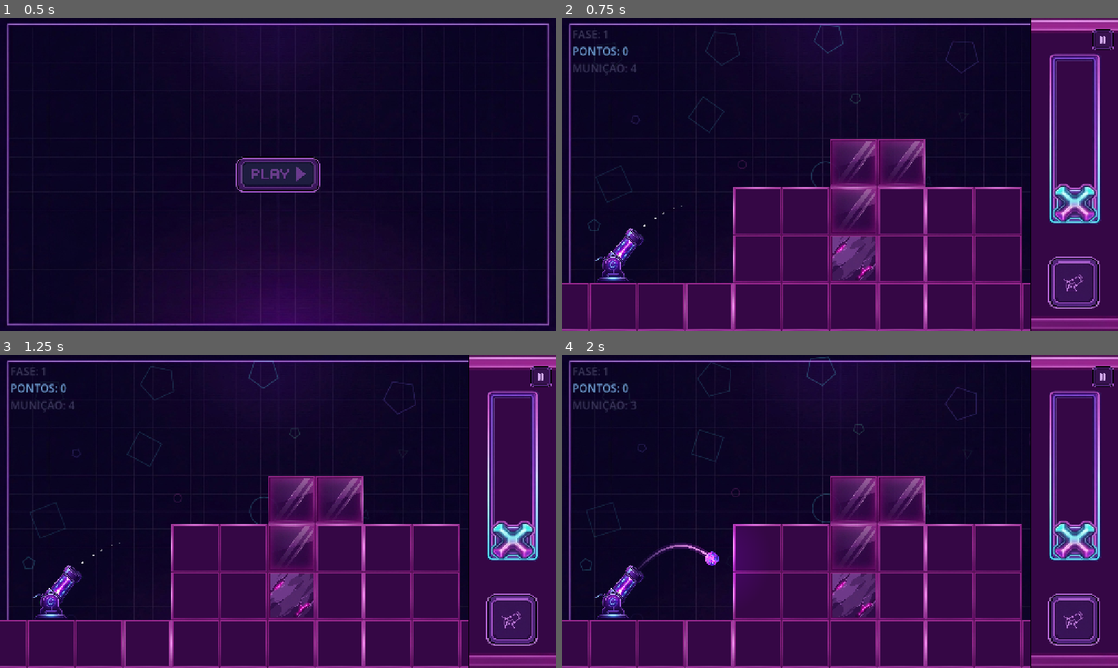
Above: before the commit, frames 1-4 (two rows, left to right).
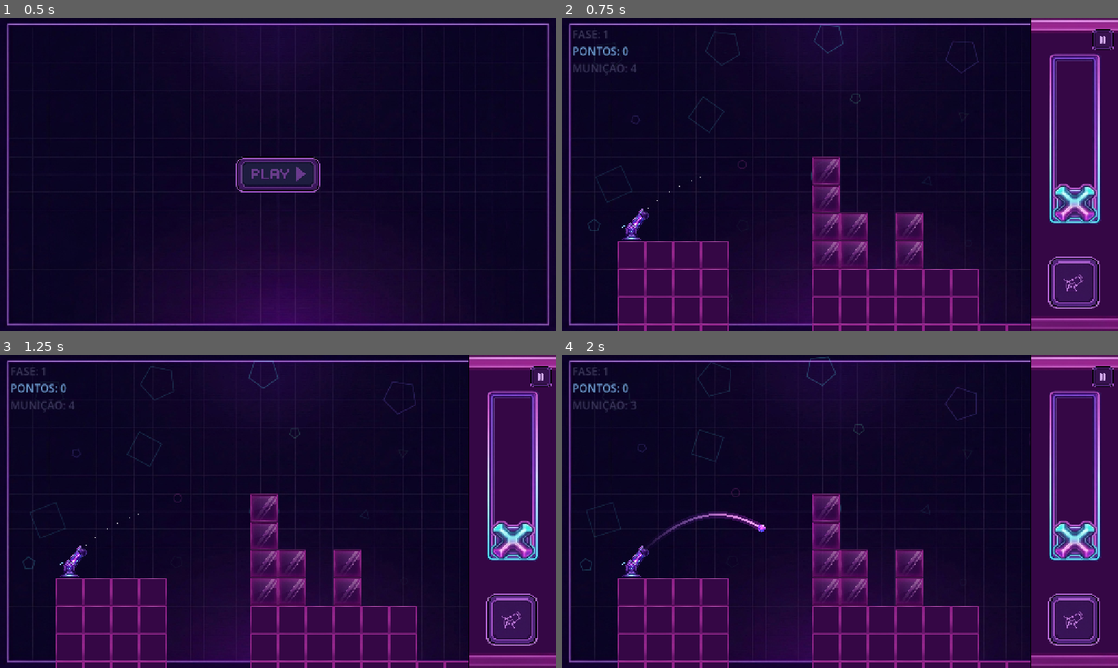
Above: after the commit, the same moments.

Repository: Zidan-09/Arc-Impact
Game: Godot game, scene res://screens/home.tscn
Same seed, same stepped clock (60 frames per second), same inputs: the game is played once before the commit and once after it.
Inputs (mouse positions are in pixels of both pictures, inside the frame that each line leads up to):
- Up to frame 1 (0.5 s): no input
- Up to frame 2 (0.75 s): click (840, 174) at 0.5 s
- Up to frame 3 (1.25 s): no input
- Up to frame 4 (2 s): click (1073, 621) at 1.25 s

Frame 1 is identical in both runs. In frame 2, 25% of the frame differs, in the area x 0-85%, y 38-100%; in frame 3, 25%; in frame 4, 25%.

Commit message:
refactor(game): updated game blocks size

Diff:
--- a/components/level/grid/grid_level_generator.gd
+++ b/components/level/grid/grid_level_generator.gd
@@ -84,6 +84,7 @@
 		_:
 			_build_mixed(grid, rng, level_number >= 4)
 	_add_cap_structures(grid, rng)
+	_add_ground_details(grid, rng)
 	return grid
 
 
@@ -106,31 +107,38 @@
 
 ## Dimensões controladas, compatíveis com o desafio (ricochete e
 ## labirinto pedem área maior; vertical pede altura).
+## Os intervalos são da resolução-base (128px); a volta para a
+## resolução atual preserva a área física da fase para QUALQUER grade.
 static func _pick_dimensions(rng: RandomNumberGenerator, archetype: StringName) -> Vector2i:
+	var base: Vector2i
 	match archetype:
 		ARCH_BREAK:
-			return Vector2i(rng.randi_range(12, 13), rng.randi_range(7, 8))
+			base = Vector2i(rng.randi_range(12, 13), rng.randi_range(7, 8))
 		ARCH_RICOCHET:
-			return Vector2i(rng.randi_range(13, 14), rng.randi_range(8, 9))
+			base = Vector2i(rng.randi_range(13, 14), rng.randi_range(8, 9))
 		ARCH_MAZE:
-			return Vector2i(rng.randi_range(13, 14), rng.randi_range(8, 10))
+			base = Vector2i(rng.randi_range(13, 14), rng.randi_range(8, 10))
 		ARCH_VERTICAL:
-			return Vector2i(rng.randi_range(12, 13), rng.randi_range(9, 10))
+			base = Vector2i(rng.randi_range(12, 13), rng.randi_range(9, 10))
 		ARCH_TOWER:
-			return Vector2i(rng.randi_range(12, 14), rng.randi_range(8, 9))
-	return Vector2i(rng.randi_range(12, 14), rng.randi_range(7, 10))
+			base = Vector2i(rng.randi_range(12, 14), rng.randi_range(8, 9))
+		_:
+			base = Vector2i(rng.randi_range(12, 14), rng.randi_range(7, 10))
+	return Vector2i(base.x * GridState.RESOLUTION, base.y * GridState.RESOLUTION)
 
 
 ## Floor: base contínua na última linha + relevo procedural (2-4
 ## lombadas de 1-3 colunas x 1-2 de altura, degraus de no máx. 1).
+## Lombadas são medida FÍSICA da arena: contagem e tamanho vêm em
+## células-base e entram na grade já convertidos por `to_cells()`.
 static func _build_floor(grid: GridState, rng: RandomNumberGenerator) -> void:
 	for col in grid.cols:
 		grid.set_cell(col, grid.rows - 1, GridState.Cell.FLOOR)
-	var humps := rng.randi_range(2, 4)
+	var humps := GridState.to_cells(rng.randi_range(2, 4))
 	for _i in humps:
-		var w := rng.randi_range(1, 3)
-		var h := rng.randi_range(1, 2)
-		var start_col := rng.randi_range(4, maxi(4, grid.cols - w - 1))
+		var w := GridState.to_cells(rng.randi_range(1, 3))
+		var h := GridState.to_cells(rng.randi_range(1, 2))
+		var start_col := rng.randi_range(GridState.to_cells(4), maxi(GridState.to_cells(4), grid.cols - w - 1))
 		for dx in w:
 			for dy in h:
 				var row := grid.rows - 2 - dy
@@ -138,23 +146,23 @@
 					grid.set_cell(start_col + dx, row, GridState.Cell.FLOOR)
 
 
-## Cannon sempre nas 4 primeiras colunas; o Floor SOBE até ele
+## Cannon sempre nas 4 primeiras colunas-base; o Floor SOBE até ele
 ## (coluna/plataforma), nunca flutuando.
 static func _place_cannon(grid: GridState, rng: RandomNumberGenerator, archetype: StringName) -> void:
-	var ccol := rng.randi_range(0, 3)
+	var ccol := rng.randi_range(0, GridState.to_cells(4) - 1)
 	var crow := grid.rows - 2
 	if archetype == ARCH_VERTICAL:
-		crow = rng.randi_range(1, 2)
+		crow = rng.randi_range(GridState.to_cells(1), GridState.to_cells(2))
 	else:
 		var roll := rng.randf()
 		if roll < 0.45:
 			crow = grid.rows - 2 # baixo, integrado ao plano
 		elif roll < 0.8:
-			crow = maxi(2, grid.rows - 4) # meia altura
+			crow = maxi(2, grid.rows - 1 - GridState.to_cells(3)) # meia altura
 		else:
-			crow = rng.randi_range(1, maxi(2, grid.rows - 4)) # alto
-	# Sobe o Floor até o canhão (largura 2 quando elevado).
-	var width := 1 if crow >= grid.rows - 2 else 2
+			crow = rng.randi_range(GridState.to_cells(1), maxi(2, grid.rows - 1 - GridState.to_cells(3))) # alto
+	# Sobe o Floor até o canhão (largura 2-base quando elevado).
+	var width := GridState.to_cells(1) if crow >= grid.rows - 2 else GridState.to_cells(2)
 	for dx in width:
 		var col := mini(ccol + dx, grid.cols - 1)
 		for row in range(crow + 1, grid.rows):
@@ -169,20 +177,20 @@
 	var tcol := 0
 	var trow := 0
 	for _try in 8:
-		tcol = rng.randi_range(maxi(5, grid.cols - 4), grid.cols - 1)
+		tcol = rng.randi_range(maxi(GridState.to_cells(5), grid.cols - GridState.to_cells(4)), grid.cols - 1)
 		if archetype == ARCH_VERTICAL:
-			trow = rng.randi_range(maxi(1, grid.rows - 3), grid.rows - 2)
+			trow = rng.randi_range(maxi(1, grid.rows - 1 - GridState.to_cells(2)), grid.rows - 2)
 		else:
 			trow = rng.randi_range(0, grid.rows - 2)
 		if not grid.is_empty(tcol, trow):
 			continue
 		var dist: int = absi(tcol - c.x) + absi(trow - c.y)
-		if dist >= 5:
+		if dist >= GridState.to_cells(5):
 			break
 	if not grid.is_empty(tcol, trow):
 		# Varredura determinística de reserva: primeira livre à direita.
 		for row in grid.rows - 1:
-			for col in range(grid.cols - 1, 4, -1):
+			for col in range(grid.cols - 1, GridState.to_cells(4), -1):
 				if grid.is_empty(col, row):
 					tcol = col
 					trow = row
@@ -201,14 +209,18 @@
 	return true
 
 
-## Empilha `height` peças a partir do Floor (base conectada).
+## Empilha uma pilha a partir do Floor (base conectada).
+## `kinds` é o DESENHO da pilha em células-base (128px): cada camada do
+## desenho vira `GridState.RESOLUTION` células atuais. Assim a altura
+## física, a proporção de materiais e a ordem das camadas ficam idênticas
+## à resolução-base — só a contagem em células muda.
 static func _stack(grid: GridState, col: int, kinds: Array) -> int:
 	var top_row := grid.floor_top_row_at(col)
 	if top_row < 0:
 		return 0
 	var placed := 0
 	var row := top_row - 1
-	for kind in kinds:
+	for kind in _layers(kinds):
 		if not _put_ob(grid, col, row, kind):
 			break
 		placed += 1
@@ -216,7 +228,19 @@
 	return placed
 
 
+## Expande o desenho de uma pilha: cada camada-base ocupa RESOLUTION
+## células atuais (mesma altura física da fase).
+static func _layers(kinds: Array) -> Array:
+	var out: Array = []
+	for kind in kinds:
+		for _i in GridState.RESOLUTION:
+			out.append(kind)
+	return out
+
+
 ## Barreira de vidro entre canhão e alvo: caminho só abre destruindo.
+## `height` é desenho em células-base (cada camada vira RESOLUTION
+## células — ver `_stack`); o vão livre mínimo em células é topológico.
 static func _build_break(grid: GridState, rng: RandomNumberGenerator) -> void:
 	var c := grid.find_first(GridState.Cell.CANNON)
 	var t := grid.find_first(GridState.Cell.TARGET)
@@ -237,7 +261,7 @@
 static func _build_ricochet(grid: GridState, rng: RandomNumberGenerator) -> void:
 	var c := grid.find_first(GridState.Cell.CANNON)
 	var t := grid.find_first(GridState.Cell.TARGET)
-	var mid := clampi(t.x - 2, c.x + 2, grid.cols - 1)
+	var mid := clampi(t.x - GridState.to_cells(2), c.x + 2, grid.cols - 1)
 	var height := rng.randi_range(3, 4)
 	var kinds: Array = []
 	for i in height:
@@ -245,7 +269,7 @@
 	kinds[0] = GridState.Cell.STONE # base portante
 	_stack(grid, mid, kinds)
 	# Poste baixo à esquerda do alvo (moldura, nunca raspão alto).
-	var post_col := maxi(c.x + 1, t.x - 4)
+	var post_col := maxi(c.x + 1, t.x - GridState.to_cells(4))
 	_put_ob(grid, post_col, grid.rows - 2, GridState.Cell.GLASS)
 
 
@@ -254,7 +278,7 @@
 static func _build_maze(grid: GridState, rng: RandomNumberGenerator) -> void:
 	var c := grid.find_first(GridState.Cell.CANNON)
 	var t := grid.find_first(GridState.Cell.TARGET)
-	var left := clampi((c.x + t.x) / 2 - 1, c.x + 2, grid.cols - 3)
+	var left := clampi((c.x + t.x) / 2 - 1, c.x + 2, grid.cols - 1 - GridState.to_cells(2))
 	var h1 := rng.randi_range(2, 3)
 	var h2 := rng.randi_range(3, 4)
 	var k1: Array = []
@@ -267,8 +291,9 @@
 		k1[k1.size() - 1] = GridState.Cell.GLASS # junta fraca
 	_stack(grid, left, k1)
 	_stack(grid, left + 2, k2)
-	# Viga no topo unindo as colunas (ponte/corredor).
-	var top_row := grid.floor_top_row_at(left + 2) - h2
+	# Viga no topo unindo as colunas (ponte/corredor): `h2` é desenho em
+	# células-base, então a altura empilhada é to_cells(h2).
+	var top_row := grid.floor_top_row_at(left + 2) - GridState.to_cells(h2)
 	if grid.in_bounds(left + 1, top_row) and grid.is_empty(left + 1, top_row):
 		grid.set_cell(left + 1, top_row, GridState.Cell.STRUCTURE)
 
@@ -301,14 +326,15 @@
 	var cursor := grid.rows - 2
 	if grid.floor_height_at(t.x) > 0:
 		cursor = grid.floor_top_row_at(t.x) - 1
-	for kind in under:
+	for kind in _layers(under):
 		if cursor <= t.y:
 			break
 		if grid.is_empty(t.x, cursor):
 			grid.set_cell(t.x, cursor, kind)
 		cursor -= 1
 	# Ala lateral (prédio anexo) + viga de coroamento.
-	var wing := t.x - 2 if t.x - 2 > 3 else t.x + 2
+	var wing_gap := GridState.to_cells(2)
+	var wing := t.x - wing_gap if t.x - wing_gap > GridState.to_cells(3) else t.x + wing_gap
 	if grid.in_bounds(wing, 0):
 		_stack(grid, wing, [GridState.Cell.STONE, GridState.Cell.GLASS])
 		var top_a := _top_obstacle_row(grid, t.x)
@@ -340,19 +366,21 @@
 	if roll < 0.5 or not allow_metal:
 		_build_break(grid, rng)
 		if allow_metal:
-			_stack(grid, clampi(mid + 3, 0, grid.cols - 1),
+			_stack(grid, clampi(mid + GridState.to_cells(3), 0, grid.cols - 1),
 					[GridState.Cell.STONE, GridState.Cell.METAL, GridState.Cell.METAL])
 		else:
-			_stack(grid, clampi(mid + 3, 0, grid.cols - 1),
+			_stack(grid, clampi(mid + GridState.to_cells(3), 0, grid.cols - 1),
 					[GridState.Cell.STONE, GridState.Cell.GLASS])
 	else:
 		_build_ricochet(grid, rng)
-		_stack(grid, clampi(mid - 2, 0, grid.cols - 1),
+		_stack(grid, clampi(mid - GridState.to_cells(2), 0, grid.cols - 1),
 				[GridState.Cell.GLASS, GridState.Cell.GLASS])
 
 
 ## Coroamento: vigas de Structure entre topos vizinhos (telhados,
 ## pontes). Só onde há dois obstáculos próximos com vão livre.
+## O vão MÁXIMO da ponte é medida física (em células-base); o vão
+## mínimo é topológico (precisa sobrar ao menos 1 célula entre os topos).
 static func _add_cap_structures(grid: GridState, rng: RandomNumberGenerator) -> void:
 	if rng.randf() < 0.25:
 		return # nem toda fase precisa de viga
@@ -365,7 +393,7 @@
 		for j in range(i + 1, tops.size()):
 			var a: Vector2i = tops[i]
 			var b: Vector2i = tops[j]
-			if abs(a.x - b.x) > 4 or abs(a.x - b.x) < 2:
+			if abs(a.x - b.x) > GridState.to_cells(4) or abs(a.x - b.x) < 2:
 				continue
 			var beam_row := mini(a.y, b.y) - 1
 			if beam_row < 0:
@@ -386,6 +414,30 @@
 				return
 
 
+## Detalhe de solo: pilhas curtas ancoradas no Floor espalhadas pela
+## base da fase. Existe para a fase GENUÍNAMENTE usar a resolução extra
+## (mais elementos, menores, melhor distribuídos — a mesma área física
+## comporta mais peças). Entra DEPOIS das vigas de coroamento para não
+## alimentar a lógica de viga flutuante; nunca toca a zona da boca do
+## canhão e nunca usa Metal (a progressão de material é do arquétipo).
+static func _add_ground_details(grid: GridState, rng: RandomNumberGenerator) -> void:
+	var c := grid.find_first(GridState.Cell.CANNON)
+	var min_col := maxi(GridState.to_cells(4), c.x + 3)
+	if min_col > grid.cols - 1:
+		return
+	var designs: Array = [
+		[GridState.Cell.GLASS],
+		[GridState.Cell.STONE],
+		[GridState.Cell.STONE, GridState.Cell.GLASS],
+	]
+	for _spot in GridState.to_cells(rng.randi_range(1, 2)):
+		var col := rng.randi_range(min_col, grid.cols - 1)
+		var top := grid.floor_top_row_at(col) - 1
+		if not grid.in_bounds(col, top) or not grid.is_empty(col, top):
+			continue # coluna já ocupada (alvo/peça/viga): nada a detalhar
+		_stack(grid, col, designs[rng.randi_range(0, designs.size() - 1)])
+
+
 # ---- Conversão lógica -> dados (instanciação fica no LevelBuilder) ----
 
 static func to_def(grid: GridState, seed_value: int, level_number: int, ammo: int) -> LevelDefinition:
@@ -394,8 +446,11 @@
 	def.level_number = level_number
 	def.ammo = ammo
 	def.world_bounds = grid.phase_bounds()
-	def.cannon_position = GridLevelValidator.cannon_world_pos(grid) + Vector2(0, 30)
-	def.cannon_scale = Cannon.CANNON_SCALE
+	# Nudge do pé sobre o apoio: ajuste da arte do canhão em px-base,
+	# dividido pela resolução para manter o MESMO encaixe relativo.
+	def.cannon_position = GridLevelValidator.cannon_world_pos(grid) + Vector2(0, 30.0 / GridState.RESOLUTION)
+	# Escala da arte do canhão acompanha a célula (mesma proporção).
+	def.cannon_scale = Cannon.CANNON_SCALE / GridState.RESOLUTION
 	# Floors: tile de exatamente CELL_SIZE (500px de arte+colisor).
 	for row in grid.rows:
 		for col in grid.cols:
@@ -532,17 +587,20 @@
 
 ## Rede final: fase mínima válida (barreira de vidro = desafio de
 ## destruição; arco aberto existe ignorando obstáculos).
+## Todos os números aqui são células-base: na resolução 1 o desenho é
+## idêntico ao original; na resolução N ele cresce na mesma proporção.
 static func _ultimate_grid(_level_number: int) -> GridState:
-	var grid := GridState.new(13, 8)
+	var grid := GridState.new(GridState.to_cells(13), GridState.to_cells(8))
 	grid.archetype = ARCH_BREAK
 	for col in grid.cols:
 		grid.set_cell(col, grid.rows - 1, GridState.Cell.FLOOR)
 	# Relevo mínimo (longe da boca do canhão e da reta do desafio).
-	for col in [4, 5]:
+	for col in [GridState.to_cells(4), GridState.to_cells(5)]:
 		grid.set_cell(col, grid.rows - 2, GridState.Cell.FLOOR)
-	grid.set_cell(1, grid.rows - 2, GridState.Cell.CANNON)
-	grid.set_cell(grid.cols - 2, grid.rows - 3, GridState.Cell.TARGET)
-	var mid := 7
-	grid.set_cell(mid, grid.rows - 2, GridState.Cell.GLASS)
-	grid.set_cell(mid, grid.rows - 3, GridState.Cell.GLASS)
+	grid.set_cell(GridState.to_cells(1), grid.rows - 2, GridState.Cell.CANNON)
+	grid.set_cell(grid.cols - 2, grid.rows - 1 - GridState.to_cells(2), GridState.Cell.TARGET)
+	var mid := GridState.to_cells(7)
+	# Barreira de 2 células-base de altura sobre o piso.
+	for step in GridState.to_cells(2):
+		grid.set_cell(mid, grid.rows - 2 - step, GridState.Cell.GLASS)
 	return grid
--- a/components/level/grid/grid_state.gd
+++ b/components/level/grid/grid_state.gd
@@ -22,14 +22,30 @@
 
 const PLAY_W := 1280.0
 const PLAY_H := 720.0
+## Resolução da grade: quantas células atuais cabem no lugar de cada
+## célula-base. É O ÚNICO parâmetro de escala do gerador — não existe
+## nenhum tamanho de grade fixo em lugar algum.
+##
+## `RESOLUTION = 2` => células de 64px e dimensões em células 2x =>
+## `cols * CELL_SIZE` fica INVARIANTE: mesma área física da fase, mesmos
+## `phase_bounds`, mesma moldura de câmera, mesmos colisores por área.
+## Serve para distribuir mais elementos na mesma área (fases mais
+## ricas), sem alterar o desenho/estética da fase.
+const RESOLUTION := 2
+
+## Tamanho da célula-base em px (referência física da resolução 1).
+const BASE_CELL_SIZE := 128.0
+
 ## Tamanho da célula em px — FONTE ÚNICA de verdade dimensional da fase.
 ## Determina posição das células, tamanho visual, físico e de colisão de
 ## TODOS os elementos (Floor, Glass, Stone, Metal, Structure, Cannon,
 ## Target): cada cena foi ajustada para ocupar exatamente CELL_SIZE x
 ## CELL_SIZE na escala de instanciação, e todas as escalas derivam daqui
-## via `cell_scale_for()`. Medido contra as artes reais: 128 comporta o
-## giro completo do barril do canhão e a seta do alvo sem vazar.
-const CELL_SIZE := 128.0
+## via `cell_scale_for()`. Medido contra as artes reais: a célula-base
+## de 128 comporta o giro completo do barril do canhão e a seta do alvo
+## sem vazar; na resolução atual a arte encolhe na mesma proporção
+## (ver `GridLevelGenerator.to_def` e `MaterialRules.target_scale`).
+const CELL_SIZE := BASE_CELL_SIZE / RESOLUTION
 
 var cols: int = 13
 var rows: int = 8
@@ -120,6 +136,15 @@
 ## invisível em vez de sobra dimensional).
 static func cell_scale_for(base_size: Vector2) -> Vector2:
 	return Vector2(CELL_SIZE / base_size.x, CELL_SIZE / base_size.y)
+
+
+## Converte uma medida expressa em CÉLULAS-BASE (128px, a resolução 1)
+## para a resolução atual. É o único caminho para ampliar distâncias,
+## alturas e faixas físicas: `to_cells(3)` = a mesma altura física de
+## antes, contada em células de hoje. Relações de vizinhança (viga de 1
+## célula, coluna ao lado, célula acima do piso) NÃO passam por aqui.
+static func to_cells(base_cells: int) -> int:
+	return base_cells * RESOLUTION
 
 
 ## Centro mundial da célula (lógica -> física). Células quadradas de
--- a/components/level/grid/grid_validator.gd
+++ b/components/level/grid/grid_validator.gd
@@ -23,6 +23,9 @@
 const ERR_WRONG_MATERIAL := "WRONG_MATERIAL"
 
 const BULLET_RADIUS := 10.0
+## Distância mínima canhão↔alvo (Manhattan) EM CÉLULAS-BASE de 128px;
+## convertida na hora do teste por `GridState.to_cells()` para valer a
+## mesma distância física em qualquer resolução.
 const MIN_CANNON_TARGET_CELLS := 5
 
 
@@ -69,7 +72,8 @@
 	for col in grid.cols:
 		if grid.floor_height_at(col) > 0:
 			relief += 1
-	if relief < 1:
+	# Piso precisa de relevo em pelo menos 1 célula-base de largura.
+	if relief < GridState.to_cells(1):
 		errors.append(ERR_FLOOR_FLAT)
 
 
@@ -79,7 +83,8 @@
 		errors.append(ERR_NO_CANNON)
 		return
 	var c: Vector2i = cannons[0]
-	if c.x < 0 or c.x > 3:
+	# Zona do canhão: 4 células-base a partir da borda esquerda.
+	if c.x < 0 or c.x > GridState.to_cells(4) - 1:
 		errors.append(ERR_CANNON_SIDE)
 	if c.y >= grid.rows - 1:
 		errors.append(ERR_CANNON_FLOATING)
@@ -87,6 +92,8 @@
 	if grid.get_cell(c.x, c.y + 1) != GridState.Cell.FLOOR:
 		errors.append(ERR_CANNON_FLOATING)
 	# Boca do canhão: as duas células à frente precisam estar livres.
+	# Topológico (em volta da própria boca, cuja arte encolhe com a
+	# célula), não medida física de arena — não escala com RESOLUTION.
 	for dx in [1, 2]:
 		var v := grid.get_cell(c.x + dx, c.y)
 		if v != GridState.Cell.EMPTY and v != -1:
@@ -103,7 +110,7 @@
 	if t.y >= grid.rows - 1:
 		errors.append(ERR_TARGET_ON_FLOOR)
 	var c := grid.find_first(GridState.Cell.CANNON)
-	if c.x >= 0 and abs(c.x - t.x) + abs(c.y - t.y) < MIN_CANNON_TARGET_CELLS:
+	if c.x >= 0 and abs(c.x - t.x) + abs(c.y - t.y) < GridState.to_cells(MIN_CANNON_TARGET_CELLS):
 		# Distância de Manhattan mínima canhão↔alvo.
 		errors.append(ERR_TARGET_TOO_CLOSE)
 
@@ -163,12 +170,16 @@
 ## Coerência do desafio: arquétipo precisa dos materiais certos e a
 ## fase não pode ser trivial (direta aberta quando o arquétipo exige
 ## bloqueio; mínimo de peças sempre).
+## Limiares de CONTAGEM (peças) e de ALTURA são em unidades-base de
+## 128px, convertidos por `GridState.to_cells()`; presença de material
+## (>=1 peça de um kind) e diversidade de kinds são topológicas e ficam
+## como estão.
 static func _check_challenge(grid: GridState, errors: Array[String]) -> void:
 	var n_glass := grid.count(GridState.Cell.GLASS)
 	var n_stone := grid.count(GridState.Cell.STONE)
 	var n_metal := grid.count(GridState.Cell.METAL)
 	var total := n_glass + n_stone + n_metal
-	if total < 2:
+	if total < GridState.to_cells(2):
 		errors.append(ERR_TRIVIAL)
 		return
 	match grid.archetype:
@@ -181,17 +192,17 @@
 				errors.append(ERR_WRONG_MATERIAL)
 				return
 		&"maze":
-			if total < 4:
+			if total < GridState.to_cells(4):
 				errors.append(ERR_TRIVIAL)
 				return
 		&"vertical":
 			var c := grid.find_first(GridState.Cell.CANNON)
 			var t := grid.find_first(GridState.Cell.TARGET)
-			if c.y + 2 > t.y:
+			if c.y + GridState.to_cells(2) > t.y:
 				errors.append(ERR_TRIVIAL)
 				return
 		&"tower":
-			if total < 3:
+			if total < GridState.to_cells(3):
 				errors.append(ERR_TRIVIAL)
 				return
 		&"mixed":
@@ -202,7 +213,7 @@
 				kinds += 1
 			if n_metal > 0:
 				kinds += 1
-			if total < 3 or kinds < 2:
+			if total < GridState.to_cells(3) or kinds < 2:
 				errors.append(ERR_TRIVIAL)
 				return
 	# Bloqueio da reta canhão→alvo (Bresenham na grade) quando exigido.
@@ -268,8 +279,11 @@
 	# power_min/max da LevelDefinition): um arco existente aqui é
 	# condição necessária p/ solubilidade; a suficiência (desafio com
 	# bloqueio) é verificada nas regras de arquétipo, não aqui.
-	var angles := [-20.0, -10.0, 0.0, 10.0, 20.0, 30.0, 40.0, 45.0, 50.0, 55.0, 60.0, 65.0, 70.0]
-	var powers := [0.3, 0.4, 0.5, 0.7, 0.85, 1.0]
+	# O passo da malha acompanha GridState.RESOLUTION: o alvo encolhe
+	# junto com a célula, então as amostras afinam na mesma proporção
+	# (sem falso INALCANÇÁVEL por malha grosseira).
+	var angles := _refine([-20.0, -10.0, 0.0, 10.0, 20.0, 30.0, 40.0, 45.0, 50.0, 55.0, 60.0, 65.0, 70.0])
+	var powers := _refine([0.3, 0.4, 0.5, 0.7, 0.85, 1.0])
 	for angle in angles:
 		for power in powers:
 			var muzzle := Cannon.muzzle_state_for(cannon_pos, angle)
@@ -286,6 +300,24 @@
 	return false
 
 
+## Afina uma malha de amostras (ângulos/potências) em RESOLUTION
+## intervalos entre vizinhos consecutivos. Em RESOLUTION = 1 devolve a
+## lista intacta; em N, o passo cai para 1/N — a mesma fidelidade de
+## captura do alvo, que passa a ocupar 1/N da célula.
+static func _refine(values: Array) -> Array:
+	var res := GridState.RESOLUTION
+	if res <= 1 or values.size() < 2:
+		return values
+	var out: Array = []
+	for i in range(values.size() - 1):
+		var a := float(values[i])
+		var b := float(values[i + 1])
+		for step in res:
+			out.append(lerpf(a, b, float(step) / float(res)))
+	out.append(float(values[values.size() - 1]))
+	return out
+
+
 static func _segment_hits_rect(from: Vector2, to: Vector2, rect: Rect2) -> bool:
 	if rect.has_point(from) or rect.has_point(to):
 		return true
--- a/components/level/level_builder.gd
+++ b/components/level/level_builder.gd
@@ -54,6 +54,9 @@
 		target.position = def.target.position
 		# Rotação funcional da composição (Etapa 7).
 		target.rotation_degrees = def.target.rotation_degrees
+		# Escala vem da fonte única (MaterialRules) e acompanha a
+		# resolução da grade: mesma fração da célula em qualquer escala.
+		target.scale = MaterialRules.target_scale()
 		target.add_to_group("level_spawned")
 		world.add_child(target)
 	var floors := build_floor(world, def)
--- a/components/level/material_rules.gd
+++ b/components/level/material_rules.gd
@@ -112,15 +112,19 @@
 ## alargado para casar com o visual (~144x474 base → ~28.8x94.8 @0.2;
 ## era 114x474 antes do alargamento de 3px/lado instanciados).
 ## `LevelValidator._target_rect` e `FastLevelGenerator.target_body()`
-## derivam daqui; a cena é a materialização do mesmo número.
+## derivam daqui; a cena é a materialização do mesmo número. O corpo
+## instanciado é sempre a MESMA fração da célula, porque `target_scale()`
+## acompanha `GridState.RESOLUTION`.
 static func target_size() -> Vector2:
 	return Vector2(144, 474)
 
 
-## Escala fixa do Target na cena (raiz de target.tscn, sempre 0.2 —
-## o builder nunca sobrescreve; ver docs/plan.md §2).
+## Escala do Target na cena (raiz de target.tscn, base 0.2): encolhe
+## junto com a célula para o alvo continuar cabendo dentro dela em
+## QUALQUER resolução (ver docs/plan.md §2). O builder aplica este
+## número explicitamente — `LevelBuilder.build`.
 static func target_scale() -> Vector2:
-	return Vector2(0.2, 0.2)
+	return Vector2(0.2, 0.2) / GridState.RESOLUTION
 
 
 ## Corpo instanciado do alvo em px (para validador e solver analítico).
--- a/components/level/tests/grid_generator_test.gd
+++ b/components/level/tests/grid_generator_test.gd
@@ -73,7 +73,10 @@
 	var failures := 0
 	var grid := _grid_from_ascii(ascii)
 	var cell := GridState.CELL_SIZE
-	if grid.cols < 12 or grid.cols > 14 or grid.rows < 7 or grid.rows > 10:
+	# Dimensões da resolução-base (12-14 x 7-10 células de 128px); a
+	# faixa válida acompanha GridState.RESOLUTION (área física igual).
+	if grid.cols < 12 * GridState.RESOLUTION or grid.cols > 14 * GridState.RESOLUTION \
+			or grid.rows < 7 * GridState.RESOLUTION or grid.rows > 10 * GridState.RESOLUTION:
 		printerr("  [dims:%s] grade %dx%d fora da faixa" % [tag, grid.cols, grid.rows])
 		failures += 1
 	# Grade: base contínua, relevo, canhão à esquerda apoiado, alvo válido.
@@ -83,7 +86,8 @@
 			failures += 1
 	var cannons := grid.find_all(GridState.Cell.CANNON)
 	var targets := grid.find_all(GridState.Cell.TARGET)
-	if cannons.size() != 1 or cannons[0].x > 3:
+	# Zona do canhão: 4 células-base a partir da borda esquerda.
+	if cannons.size() != 1 or cannons[0].x > GridState.to_cells(4) - 1:
 		printerr("  [cannon:%s] fora das 4 primeiras colunas" % tag)
 		failures += 1
 	elif grid.get_cell(cannons[0].x, cannons[0].y + 1) != GridState.Cell.FLOOR:
@@ -126,7 +130,7 @@
 		if not def.cannon_position.is_equal_approx(expect_c):
 			printerr("  [cannon:%s] fora do centro da célula" % tag)
 			failures += 1
-		if def.cannon_scale != Cannon.CANNON_SCALE:
+		if def.cannon_scale != Cannon.CANNON_SCALE / GridState.RESOLUTION:
 			printerr("  [cannon:%s] escala fora da canônica" % tag)
 			failures += 1
 		var foot := Cannon.foot_position(def.cannon_position, def.cannon_scale)
Not shown, added: .agents/skills/game-ui-ux/SKILL.md
Not shown, added: .agents/skills/game-ui-ux/references/layout-and-flow.md
Not shown, added: .agents/skills/godot-2d-movement/SKILL.md
Not shown, added: .agents/skills/godot-2d-movement/references/controller-recipes.md
Not shown, added: .agents/skills/godot-nodes-scenes/SKILL.md
Not shown, added: .agents/skills/godot-nodes-scenes/references/tree-and-instancing.md
Not shown, added: .agents/skills/godot-physics/SKILL.md
Not shown, added: .agents/skills/godot-physics/references/bodies-and-queries.md
Not shown, added: .agents/skills/godot-ui-control/SKILL.md
Not shown, added: .agents/skills/godot-ui-control/references/layout-and-theming.md
Not shown, added: .agents/skills/input-systems/SKILL.md
Not shown, added: .agents/skills/input-systems/references/buffering-and-accessibility.md
(and 11 more such lines)
